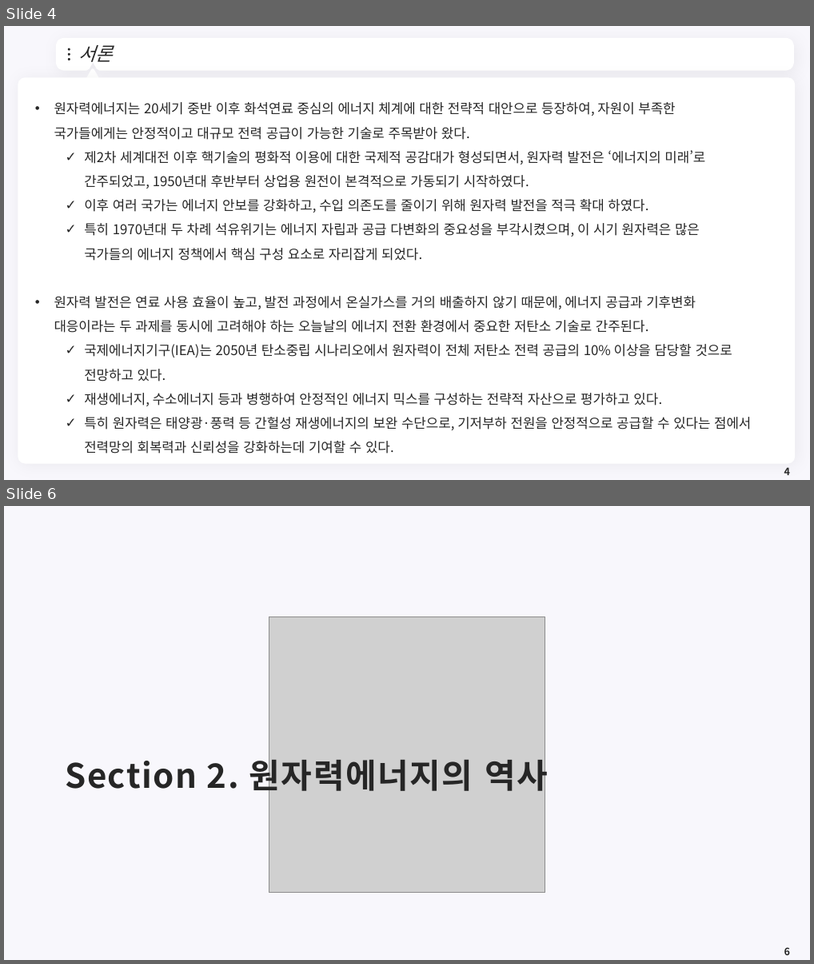
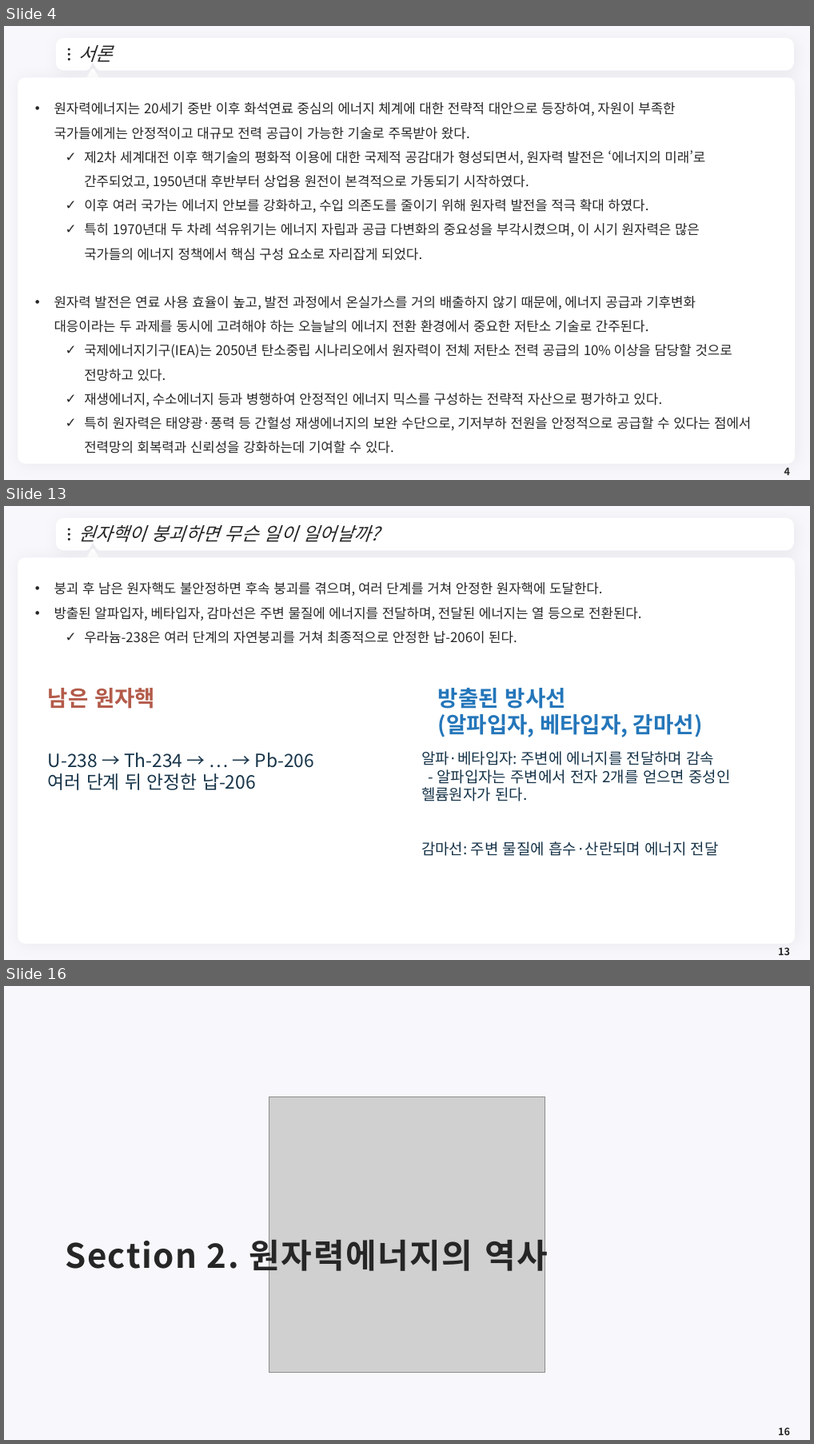
Before and after one commit to meandthey/Teaching, a slide deck: 에너지경제학/자원에너지경제학_Chapter_6 (원자력).pptx. Shown one above the other, each under a label of ours: slides 4 and 6 before the commit, slides 4, 13 and 16 after it; the slides between them are not shown. The pictures are 814x964 and 814x1444 pixels, drawn with LibreOffice and Linux fonts; fonts in the diff are those of the drawing; grey boxes stand for pictures; background and template pictures are left out. Boxes give left, top, right and bottom in pixels: in the first picture for what was removed or moved away, otherwise in the second. Text is boxed around its words. In the diff, an @@ line names an element or a change of style, - is before the commit and + after.

```diff
--- a/에너지경제학/자원에너지경제학_Chapter_6 (원자력).pptx
+++ b/에너지경제학/자원에너지경제학_Chapter_6 (원자력).pptx
@@ slide 13 added at bbox=[4, 506, 810, 960], background #F8F7FC; not listed: 7 template elements that a slide beside it also shows @@
@@ title added at bbox=[78, 525, 380, 542], 22 pt, text #262626, italic @@
+원자핵이 붕괴하면 무슨 일이 일어날까?
@@ text added at bbox=[54, 582, 642, 644], 16 pt, text #262626 @@
+• 붕괴 후 남은 원자핵도 불안정하면 후속 붕괴를 겪으며, 여러 단계를 거쳐 안정한 원자핵에 도달한다.
+• 방출된 알파입자, 베타입자, 감마선은 주변 물질에 에너지를 전달하며, 전달된 에너지는 열 등으로 전환된다.
+  ✓ 우라늄-238은 여러 단계의 자연붕괴를 거쳐 최종적으로 안정한 납-206이 된다.
@@ text added at bbox=[48, 688, 155, 708], 26.2 pt, text #B35B4A, bold @@
+남은 원자핵
@@ text added at bbox=[438, 688, 703, 737], 26.2 pt, text #2476BA, bold @@
+방출된 방사선
+(알파입자, 베타입자, 감마선)
@@ text added at bbox=[48, 752, 315, 790], 21.8 pt, text #173449 @@
+U-238 → Th-234 → … → Pb-206
+여러 단계 뒤 안정한 납-206
@@ text added at bbox=[422, 751, 730, 856], 18 pt, text #173449 @@
+알파·베타입자: 주변에 에너지를 전달하며 감속
+- 알파입자는 주변에서 전자 2개를 얻으면 중성인 헬륨원자가 된다.
+감마선: 주변 물질에 흡수·산란되며 에너지 전달
@@ page number added at bbox=[778, 947, 790, 955], 12 pt, text #262626, bold @@
+13
@@ what was slide 6 is now slide 16 @@
@@ page number at bbox=[778, 1427, 790, 1435]: text changed @@
-6
+16
```
Also in this commit, not shown: 2 slides changed, 10 other slides added, 2 other files.
